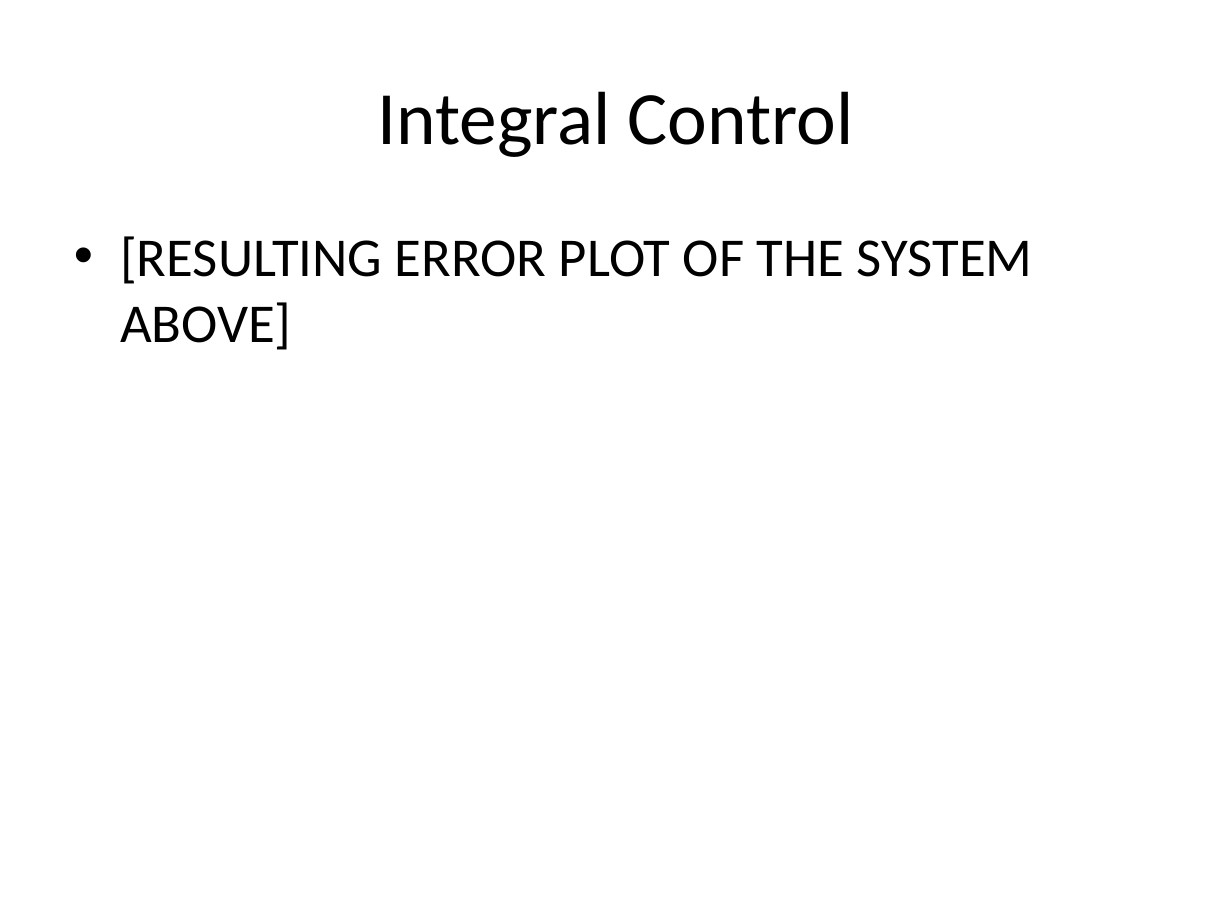
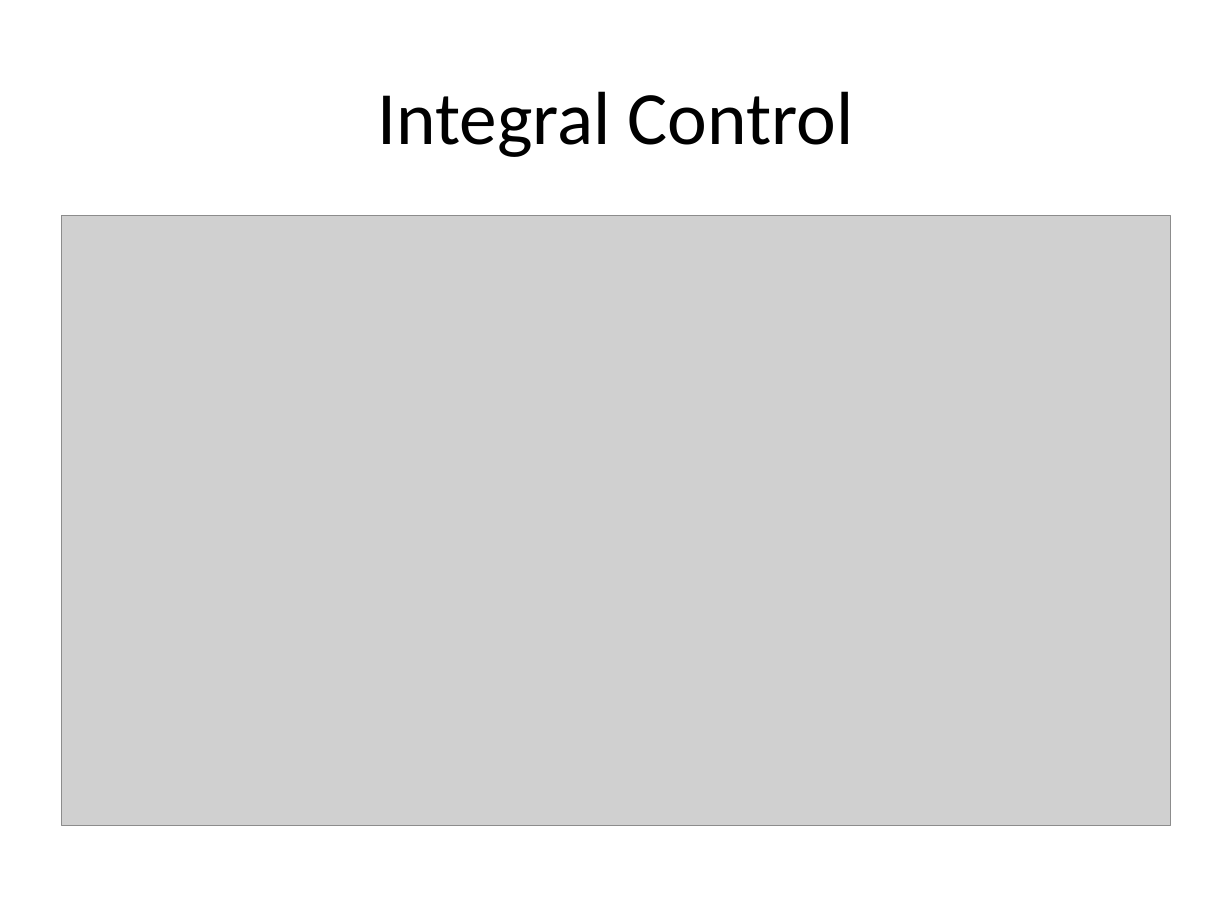
Before and after one commit to arkorobotics/PID, a slide deck: slide 52 of Documents/PID.pptx (slide 35 before the commit). Drawn at 1232x924 pixels with LibreOffice and Linux fonts; fonts in the diff are those of the drawing; grey boxes stand for pictures. Boxes give left, top, right and bottom in pixels: in the first picture for what was removed or moved away, otherwise in the second. Text is boxed around its words. In the diff, an @@ line names an element or a change of style, - is before the commit and + after.

Commit message:
Added PID tuning methods, plot characteristics, and updated simulation notebook to reflect slides.

```diff
--- a/Documents/PID.pptx
+++ b/Documents/PID.pptx
@@ picture added at box(62, 216, 1170, 825) @@
@@ text removed at box(120, 236, 1033, 350) @@
-• [RESULTING ERROR PLOT OF THE SYSTEM ABOVE]
```
Also in this commit, not shown: 1 other slide changed, 41 slides added, 1 slide removed, 1 other file.
